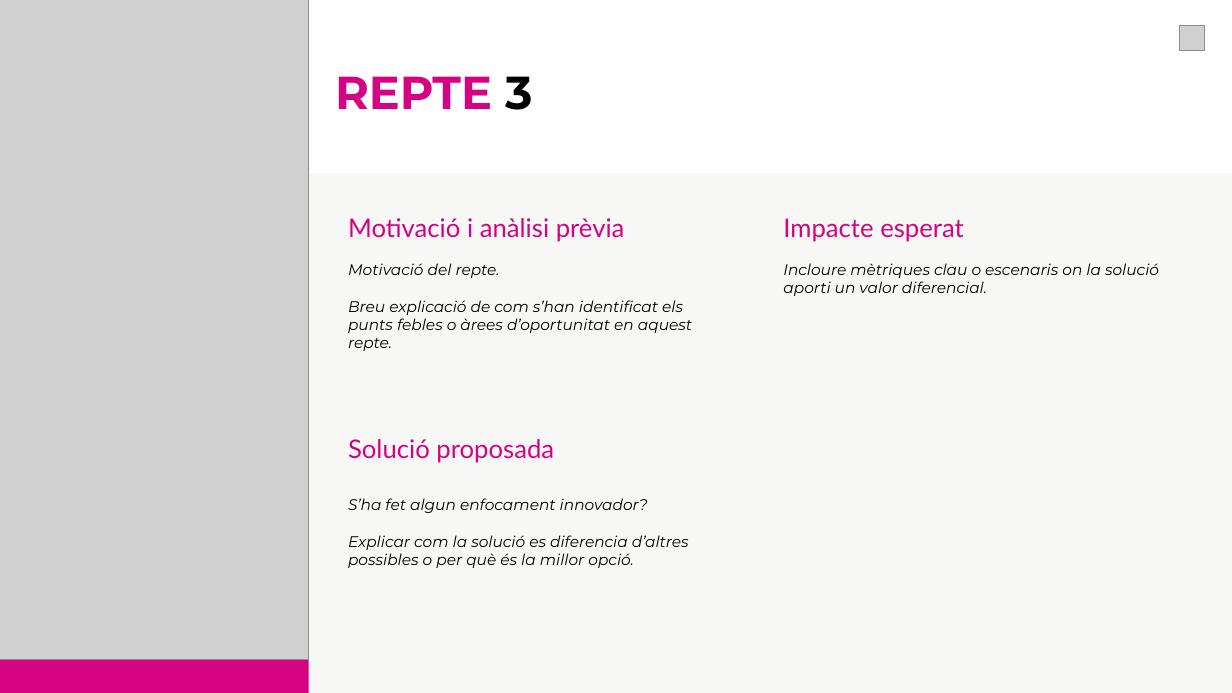
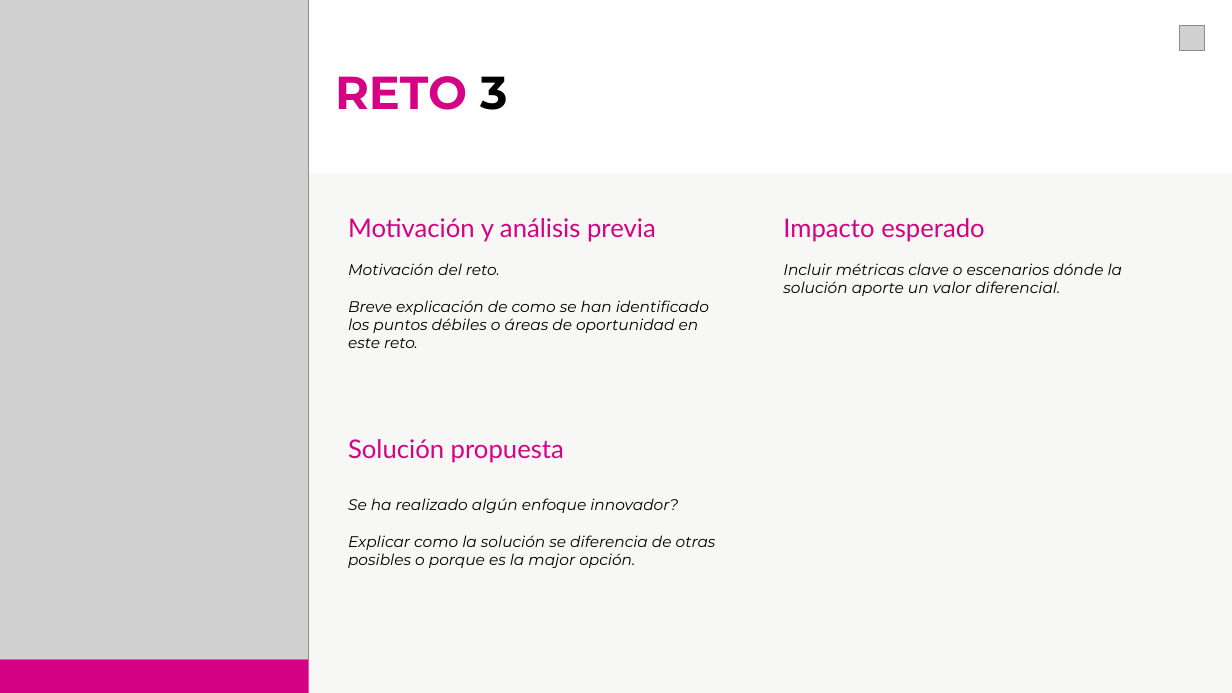
Before and after one commit to cvilafer/Datato_Equipo1_Reto3, a slide deck: slide 2 of Datato2025_Equipo1_Reto3.pptx. Drawn at 1232x693 pixels with LibreOffice and Linux fonts; fonts in the diff are those of the drawing; grey boxes stand for pictures; background and template pictures are left out. Boxes give left, top, right and bottom in pixels: in the first picture for what was removed or moved away, otherwise in the second. Text is boxed around its words. In the diff, an @@ line names an element or a change of style, - is before the commit and + after.

```diff
--- a/Datato2025_Equipo1_Reto3.pptx
+++ b/Datato2025_Equipo1_Reto3.pptx
@@ text at (335, 76, 507, 110): text changed @@
-REPTE 3
+RETO 3
@@ text at (348, 218, 709, 348): text changed @@
-Motivació i anàlisi prèvia
-Motivació del repte.
-Breu explicació de com s’han identificat els punts febles o àrees d’oportunitat en aquest repte.
+Motivación y análisis previa
+Motivación del reto.
+Breve explicación de como se han identificado los puntos débiles o áreas de oportunidad en este reto.
@@ text at (783, 218, 1123, 296): text changed @@
-Impacte esperat
-Incloure mètriques clau o escenaris on la solució aporti un valor diferencial.
+Impacto esperado
+Incluir métricas clave o escenarios dónde la solución aporte un valor diferencial.
@@ text at (348, 439, 716, 568): text changed @@
-Solució proposada
-S’ha fet algun enfocament innovador?
-Explicar com la solució es diferencia d’altres possibles o per què és la millor opció.
+Solución propuesta
+Se ha realizado algún enfoque innovador?
+Explicar como la solución se diferencia de otras posibles o porque es la major opción.
```
Also in this commit, not shown: 7 other slides changed.
